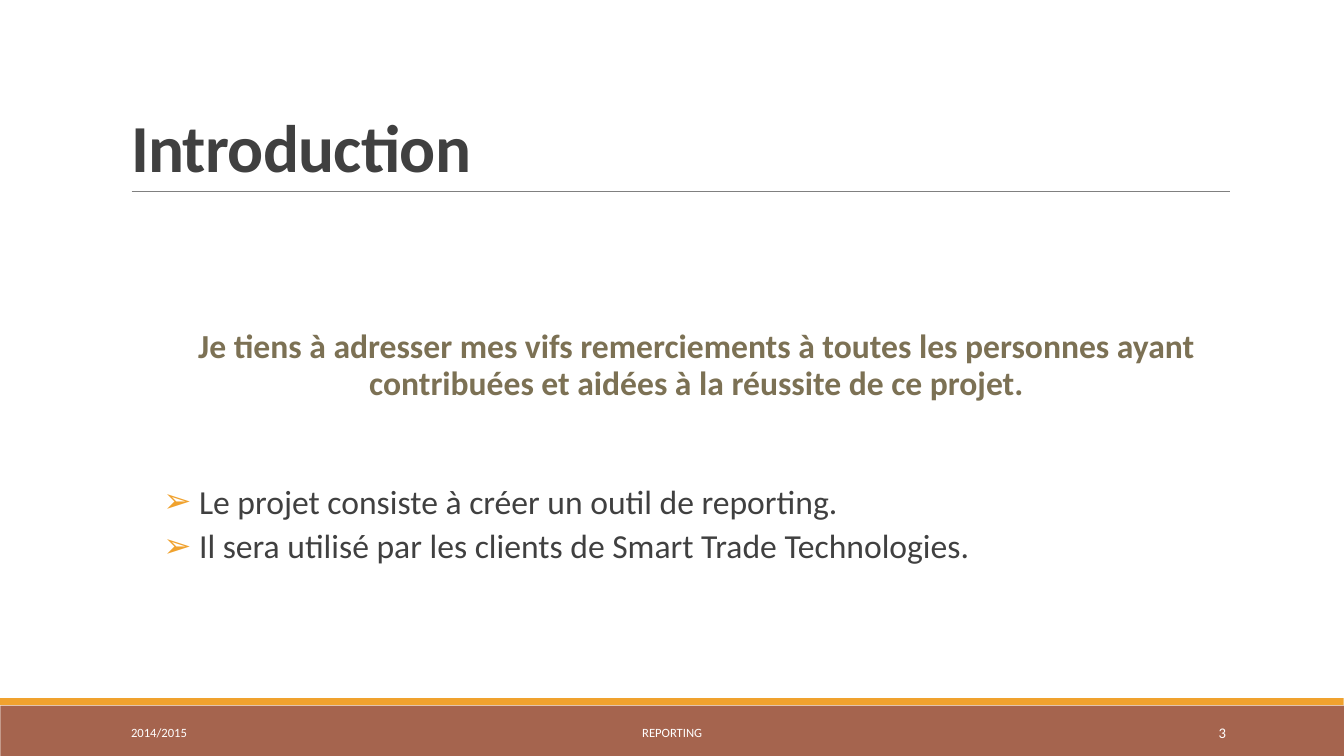
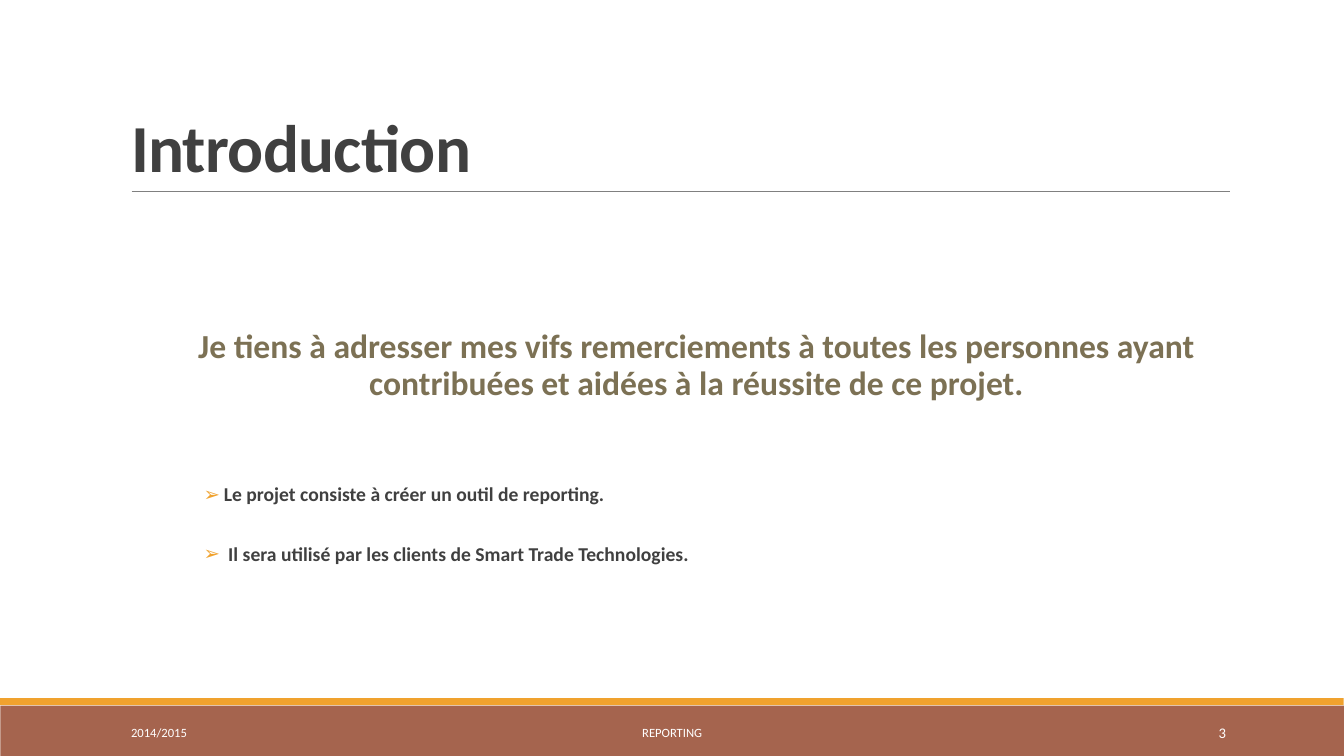
Before and after one commit to seddikouiss/data, a slide deck: slide 3 of RAPORT/Reporting_Presentation_V2.pptx. Drawn at 1344x756 pixels with LibreOffice and Linux fonts; fonts in the diff are those of the drawing. Boxes give left, top, right and bottom in pixels: in the first picture for what was removed or moved away, otherwise in the second. Text is boxed around its words. In the diff, an @@ line names an element or a change of style, - is before the commit and + after.

```diff
--- a/RAPORT/Reporting_Presentation_V2.pptx
+++ b/RAPORT/Reporting_Presentation_V2.pptx
@@ text at [224, 487, 688, 565]: size 24 to 14 pt, bold on in "Le projet consiste à créer un outil ...", "Il sera utilisé par les clients de ..."; list level 3 to 5 in "Le projet consiste à créer ..."; list level 3 to 5 in "Il sera utilisé par les ..." @@
```
Also in this commit, not shown: 17 other slides changed, 1 other file.
